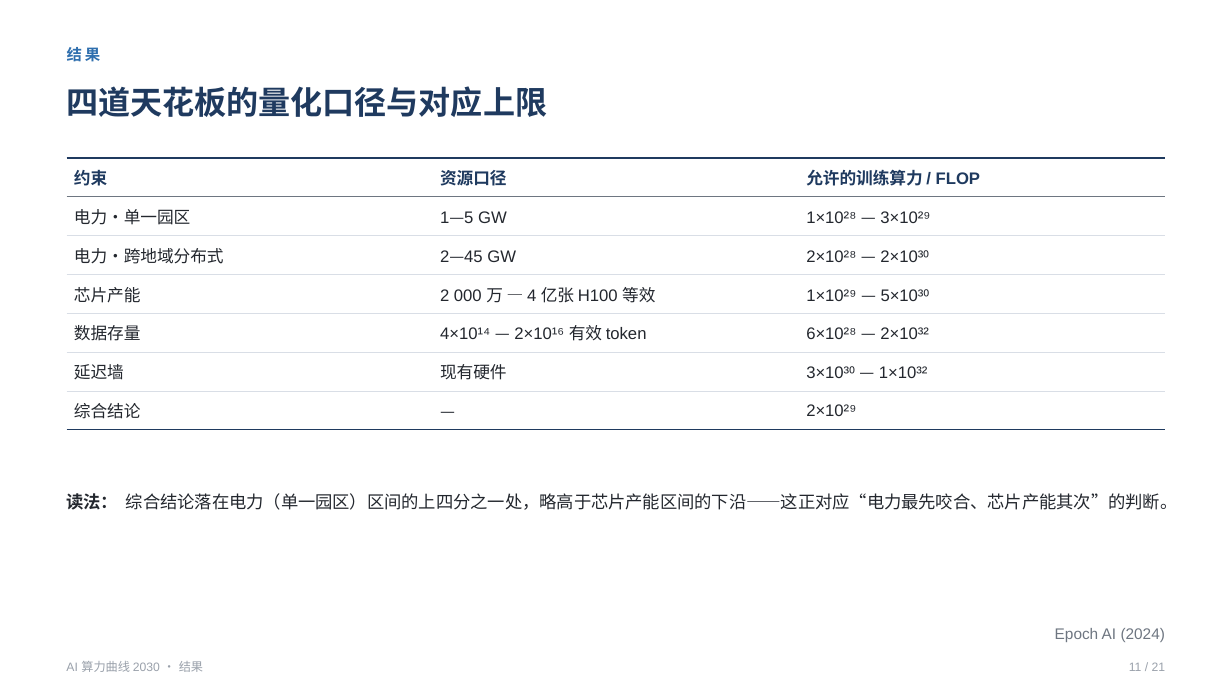
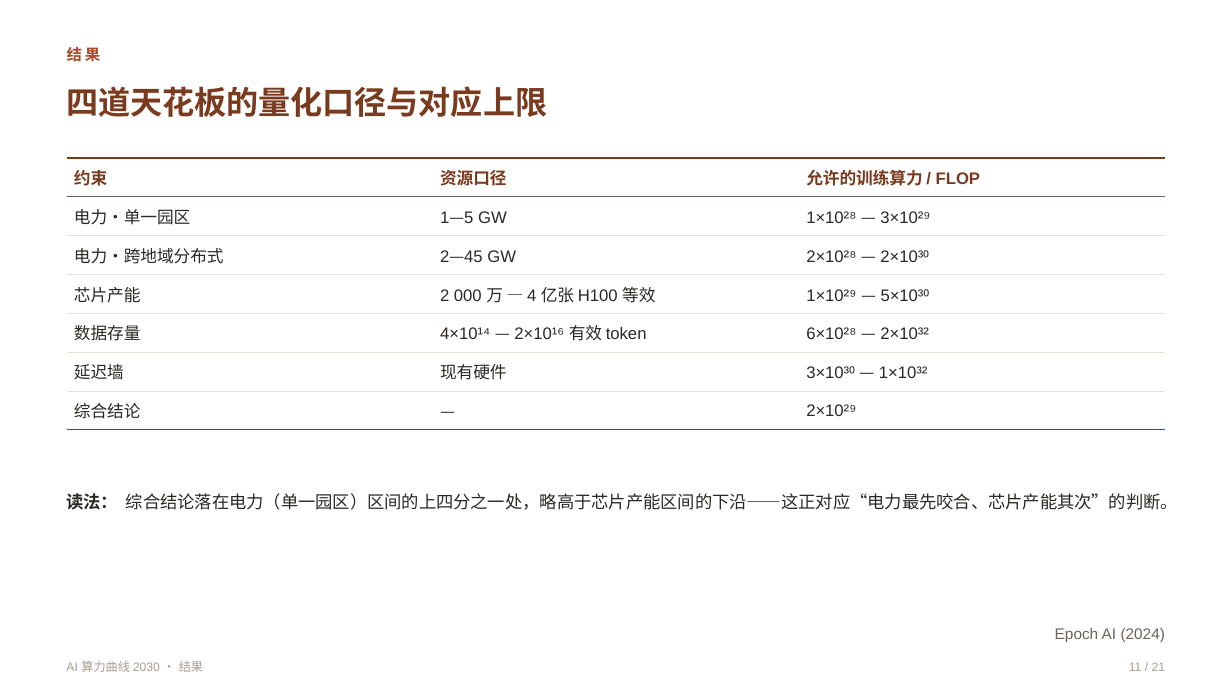
Before and after one commit to qingguang0309/academic-skills, a slide deck: slide 11 of examples/ai-2030-slides/ai2030_talk.pptx. Drawn at 1232x693 pixels with LibreOffice and Linux fonts; fonts in the diff are those of the drawing. Boxes give left, top, right and bottom in pixels: in the first picture for what was removed or moved away, otherwise in the second. Text is boxed around its words. In the diff, an @@ line names an element or a change of style, - is before the commit and + after.

```diff
--- a/examples/ai-2030-slides/ai2030_talk.pptx
+++ b/examples/ai-2030-slides/ai2030_talk.pptx
@@ text "结果" at (x1=67, y1=47, x2=101, y2=62): text colour #2F6FAE to #A8492A @@
@@ text "四道天花板的量化口径与对应上限" at (x1=67, y1=86, x2=548, y2=117): text colour #1F3A5F to #7A3A1D @@
@@ table at (x1=67, y1=158, x2=1165, y2=423) @@
@@ text colour #1F3A5F to #7A3A1D in "约束", "资源口径", "允许的训练算力 / FLOP" @@
@@ text colour #23272E to #2B2823 in "电力·单一园区", "1—5 GW", "1×10²⁸ — 3×10²⁹", "电力·跨地域分布式" and 14 more places @@
@@ borders changed @@
@@ text "Epoch AI (2024)" at (x1=1055, y1=628, x2=1165, y2=642): text colour #6E7681 to #6B635A @@
@@ text "AI 算力曲线 2030 · 结果" at (x1=66, y1=661, x2=203, y2=672): text colour #9AA1AB to #A79E93 @@
@@ text "11 / 21" at (x1=1129, y1=662, x2=1166, y2=671): text colour #9AA1AB to #A79E93 @@
```
Also in this commit, not shown: 20 other slides changed, 18 other files.
